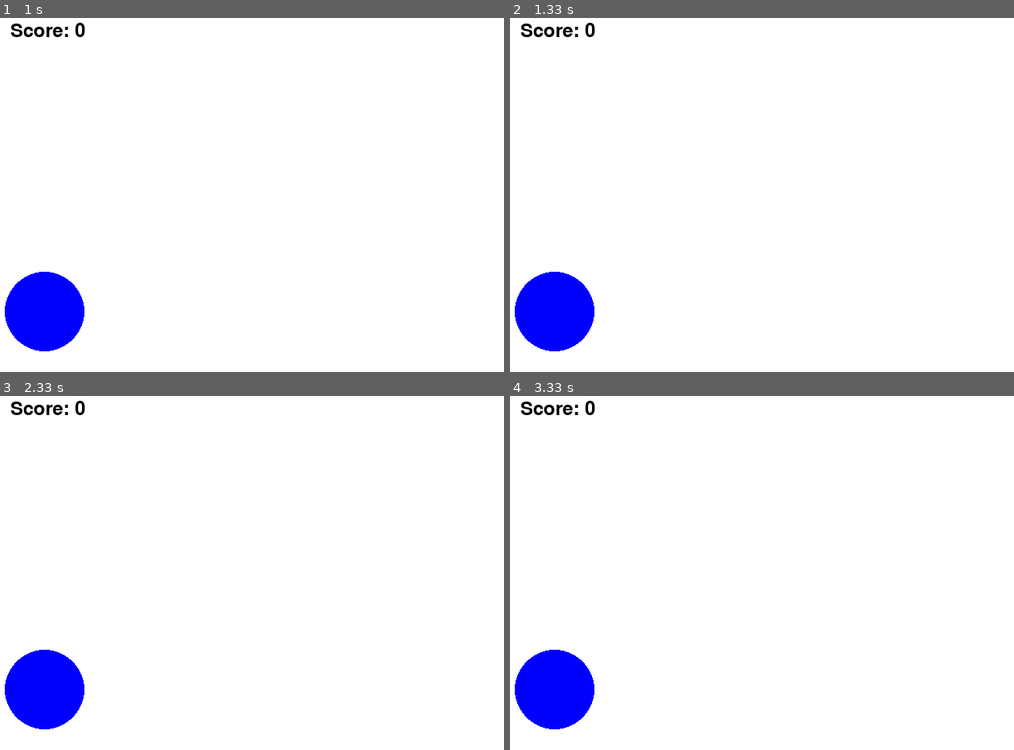
Above: before the commit, frames 1-4 (two rows, left to right).
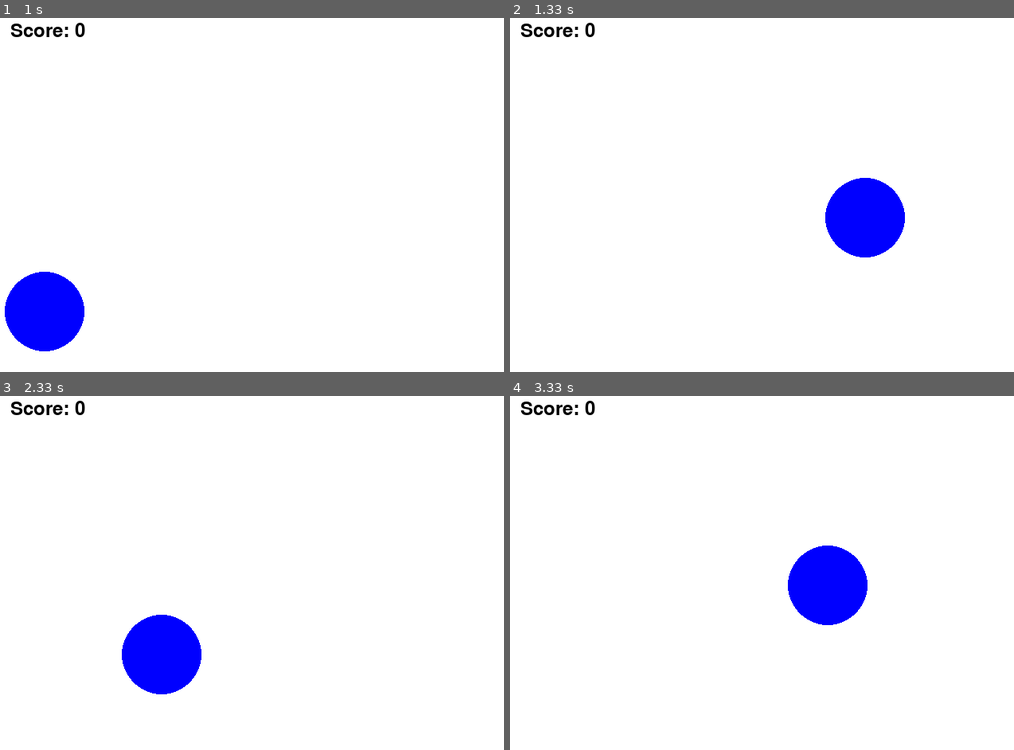
Above: after the commit, the same moments.

Repository: milan-kolar/hra-osu-pygame
Game: pygame game, started from Game OSU.py
Two runs of this game, one before a commit and one after it. Both use one fixed random seed, a clock stepped at 60 frames per second and the inputs below.
Inputs:
- Up to frame 1 (1 s): no input
- Up to frame 2 (1.33 s): no input
- Up to frame 3 (2.33 s): no input
- Up to frame 4 (3.33 s): no input

Frame 1 is identical in both runs. In frame 2, 5.5% of the frame differs, in the area x 0-79%, y 45-95%; in frame 3, 5.5%; in frame 4, 5.5%.

Commit message:
Časovač, počátek zkracování

Diff:
--- a/Game OSU.py
+++ b/Game OSU.py
@@ -7,8 +7,33 @@
 # Okno hry o velikosti 640x480 pixelů
 screen = pygame.display.set_mode((640, 480))
 
+# Časovač
+clock = pygame.time.Clock()
+current_time = 0
+ball_screen_time = 0
+
 # Titulek
 pygame.display.set_caption("Sestřelit míček")
+
+# Metoda vykreslování míčku a skóre
+def ball_and_score():
+    # Pozadí okna RGB formát = vymažeme předchozí obsah okna
+    screen.fill((255, 255, 255))
+
+    x = random.randint(0, 640)
+    y = random.randint(0, 480)
+
+    # Vykreslíme nový míček (na náhodné pozici z IF) a skóre
+    ball = pygame.draw.circle(screen, (0, 0, 255), (x,y), 50)
+    score_text = f"Score: {score}"
+    score_font = pygame.font.Font(None, 36)
+    score_surface = score_font.render(score_text, True, (0, 0, 0))
+    screen.blit(score_surface, (20, 20))
+
+    # Čas míčku na obrazovce
+    ball_screen_time = pygame.time.get_ticks()
+    print(ball_screen_time)
+    return ball_screen_time
 
 # Pozadí okna RGB formát
 screen.fill((255, 255, 255))
@@ -21,6 +46,9 @@
 y = random.randint(0, 480)
 # povrch na vykreslení, barva RGB, souřadnice středu, poloměr
 ball = pygame.draw.circle(screen, (0, 0, 255), (x, y), 50)
+
+# Čas míčku na obrazovce
+ball_screen_time = pygame.time.get_ticks()
 
 # Vykreslení skóre
 score_text = f"Score: {score}"
@@ -52,17 +80,48 @@
                     running = False
                 # Jinak nový míček na náhodné pozici
                 else:
+                    # Pozadí okna RGB formát = vymažeme předchozí obsah okna
+                    screen.fill((255, 255, 255))
+
                     x = random.randint(0, 640)
                     y = random.randint(0, 480)
-    # Pozadí okna RGB formát = vymažeme předchozí obsah okna
-    screen.fill((255, 255, 255))
 
-    # Vykreslíme nový míček a skóre
-    ball = pygame.draw.circle(screen, (0, 0, 255), (x,y), 50)
-    score_text = f"Score: {score}"
-    score_font = pygame.font.Font(None, 36)
-    score_surface = score_font.render(score_text, True, (0, 0, 0))
-    screen.blit(score_surface, (20, 20))
+                    # Vykreslíme nový míček (na náhodné pozici z IF) a skóre
+                    ball = pygame.draw.circle(screen, (0, 0, 255), (x,y), 50)
+                    score_text = f"Score: {score}"
+                    score_font = pygame.font.Font(None, 36)
+                    score_surface = score_font.render(score_text, True, (0, 0, 0))
+                    screen.blit(score_surface, (20, 20))
+
+                    # Čas míčku na obrazovce
+                    ball_screen_time = pygame.time.get_ticks()
+
+    # if current_time - ball_screen_time > 1000:
+    #     # Pozadí okna RGB formát = vymažeme předchozí obsah okna
+    #     screen.fill((255, 255, 255))
+
+    #     x = random.randint(0, 640)
+    #     y = random.randint(0, 480)
+
+    #     # Vykreslíme nový míček (na náhodné pozici z IF) a skóre
+    #     ball = pygame.draw.circle(screen, (0, 0, 255), (x,y), 50)
+    #     score_text = f"Score: {score}"
+    #     score_font = pygame.font.Font(None, 36)
+    #     score_surface = score_font.render(score_text, True, (0, 0, 0))
+    #     screen.blit(score_surface, (20, 20))
+
+    #     # Čas míčku na obrazovce
+    #     ball_screen_time = pygame.time.get_ticks()
+    #     print(ball_screen_time)
+
+    if current_time - ball_screen_time > 1000:
+        ball_screen_time = ball_and_score()
+
+    # Měření aktuálního času
+    current_time = pygame.time.get_ticks()
 
      # Aktualizace okna
     pygame.display.flip()
+
+    # Neznámý řádek, PŘIČÍTÁ MILISEKUNDY??, 1frame = 17ms
+    clock.tick(60)
